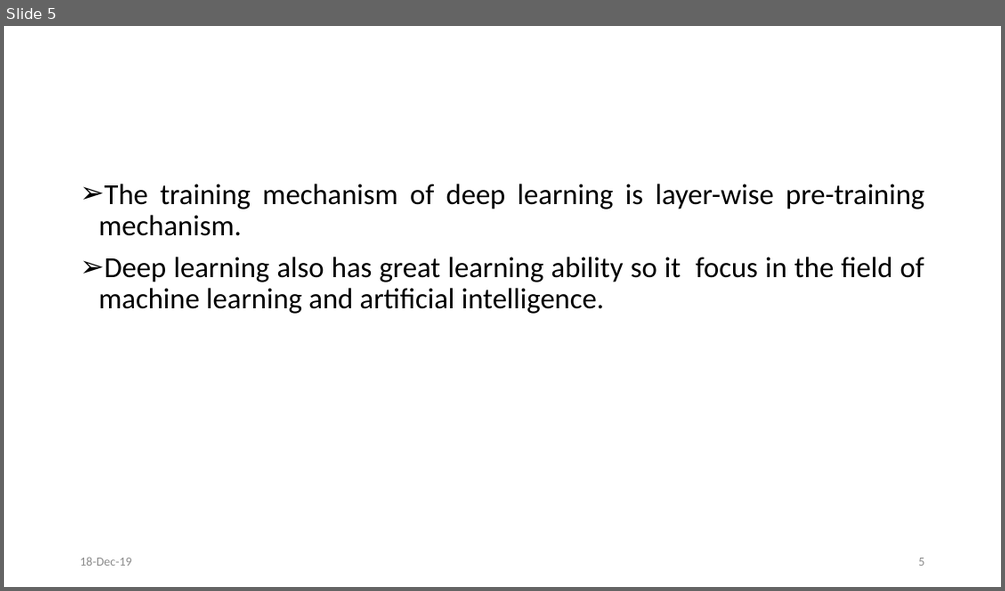
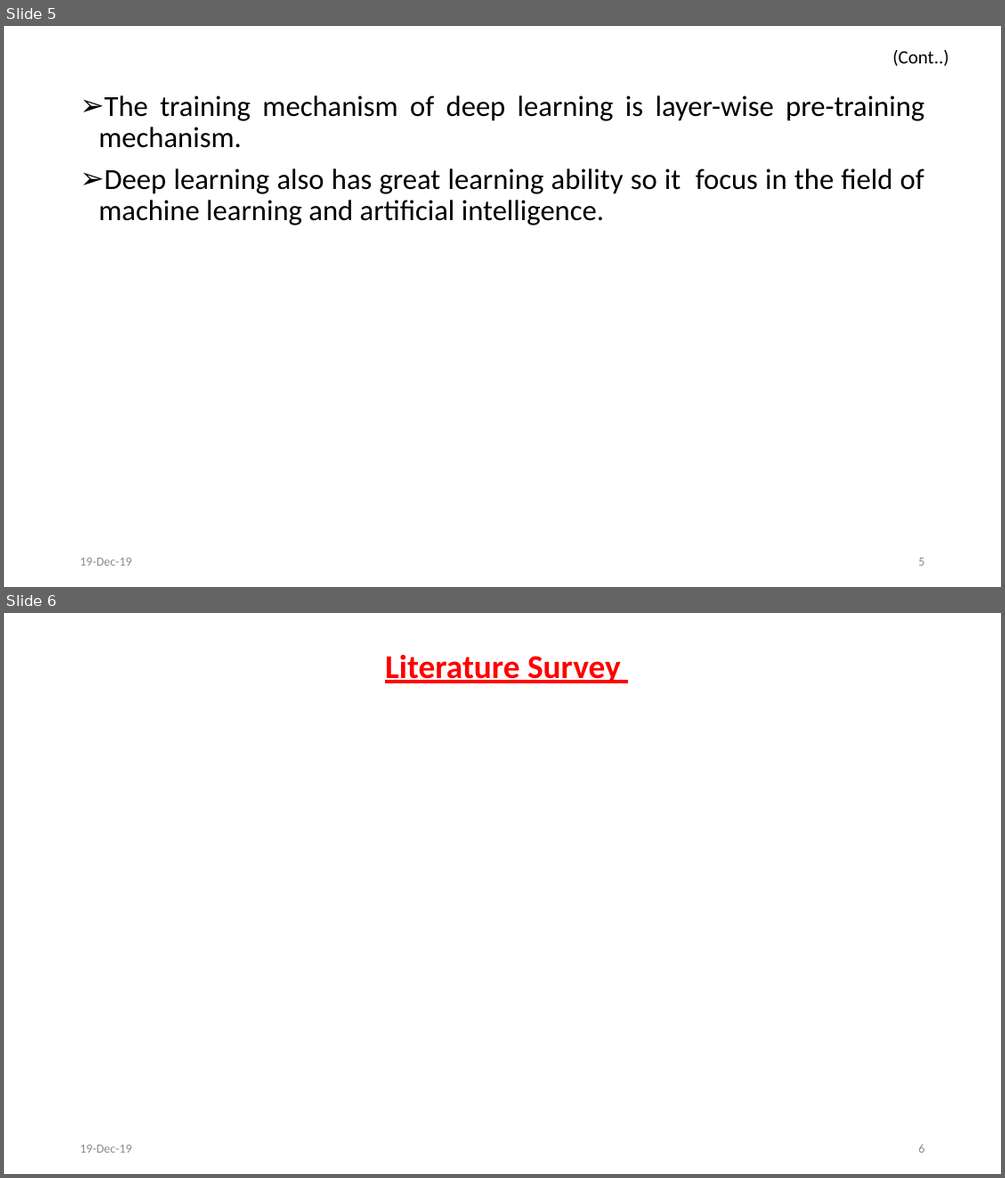
Before and after one commit to svec-final-year-project-eee/Project, a slide deck: First Review/First Oral Presentation.pptx. Shown one above the other, each under a label of ours: slide 5 before the commit, slides 5 and 6 after it. The pictures are 1005x591 and 1005x1178 pixels, drawn with LibreOffice and Linux fonts; fonts in the diff are those of the drawing. Boxes give left, top, right and bottom in pixels: in the first picture for what was removed or moved away, otherwise in the second. Text is boxed around its words. In the diff, an @@ line names an element or a change of style, - is before the commit and + after.

```diff
--- a/First Review/First Oral Presentation.pptx
+++ b/First Review/First Oral Presentation.pptx
@@ slide 6 added at (4, 613, 1001, 1174), background #FFFFFF @@
@@ text added at (385, 655, 621, 683), 32 pt, text #FF0000, bold, underline @@
+Literature Survey
@@ text added at (80, 1144, 131, 1152), 12 pt, text #8C8C8C @@
+19-Dec-19
@@ page number added at (918, 1144, 924, 1152), 12 pt, text #8C8C8C @@
+6
@@ slide 5 changed as well @@
@@ text added at (892, 50, 948, 66), 18 pt, text #000000 @@
+(Cont..)
@@ text "The training mechanism of deep ...": place and size @@
-text "The training mechanism of deep ..." at (98, 184, 924, 313)
+text "The training mechanism of deep ..." at (98, 95, 924, 225)
@@ text at (80, 557, 131, 565): text changed @@
-18-Dec-19
+19-Dec-19
```
Also in this commit, not shown: 9 other slides changed, 1 other slide added, 1 other file.
